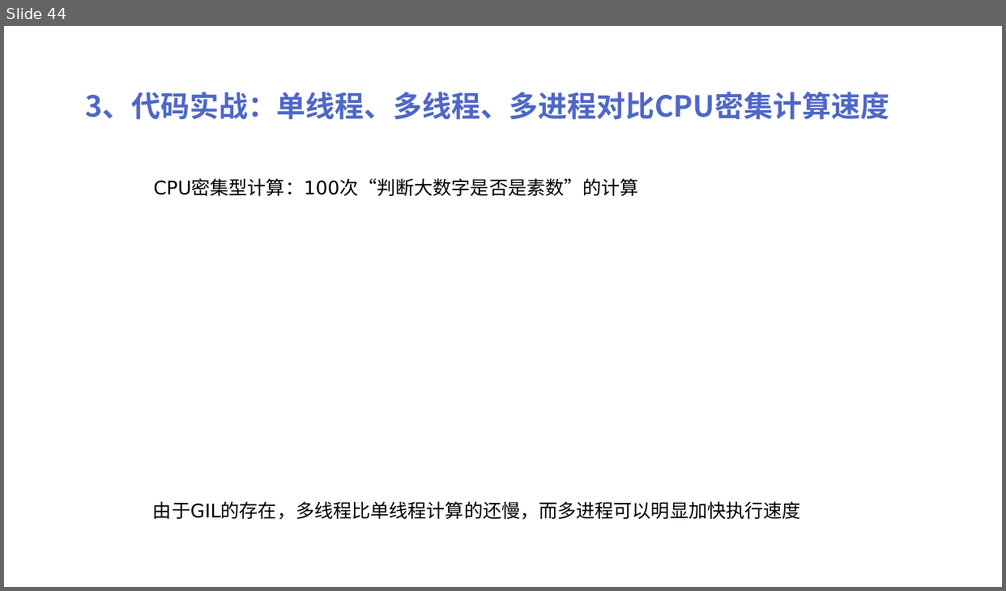
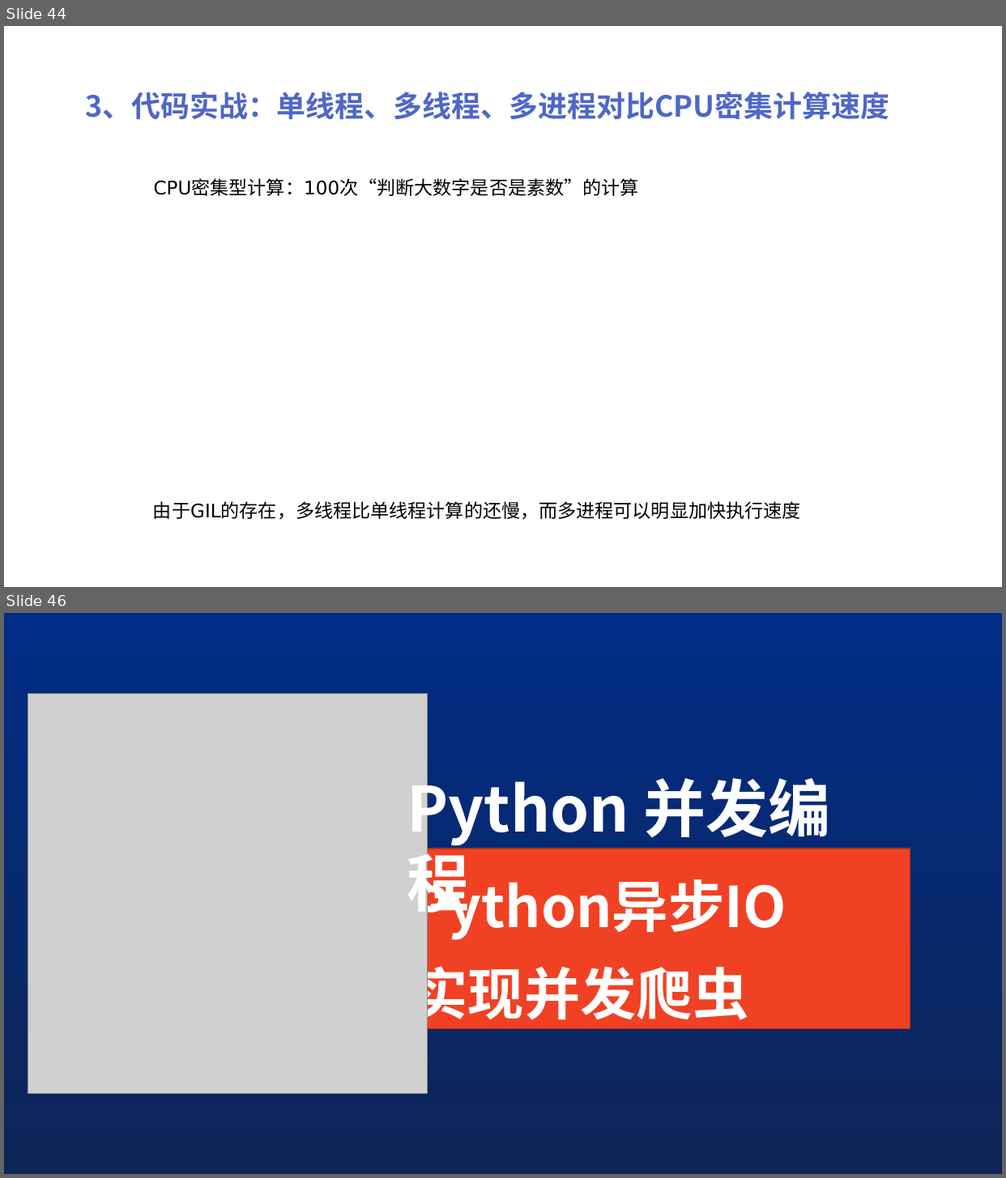
Before and after one commit to peiss/ant-learn-python-concurrent, a slide deck: Python并发编程简介.pptx. Shown one above the other, each under a label of ours: slide 44 before the commit, slides 44 and 46 after it; the slides between them are not shown. The pictures are 1006x591 and 1006x1178 pixels, drawn with LibreOffice and Linux fonts; fonts in the diff are those of the drawing; grey boxes stand for pictures. Boxes give left, top, right and bottom in pixels: in the first picture for what was removed or moved away, otherwise in the second. Text is boxed around its words. In the diff, an @@ line names an element or a change of style, - is before the commit and + after.

```diff
--- a/Python并发编程简介.pptx
+++ b/Python并发编程简介.pptx
@@ slide 46 added at <box>4,613,1002,1174</box>, background gradient #012D86 to #0E2557 @@
@@ picture added at <box>28,694,428,1093</box> @@
@@ text added at <box>407,769,831,922</box>, 60 pt, text #FFFFFF, bold @@
+Python 并发编程
@@ title added at <box>404,849,910,1029</box>, fill #F14124, outline #B2301B 1 pt, 54 pt, text #FFFFFF, bold @@
+Python异步IO
+实现并发爬虫
```
Also in this commit, not shown: 3 other slides added, 1 other file.
